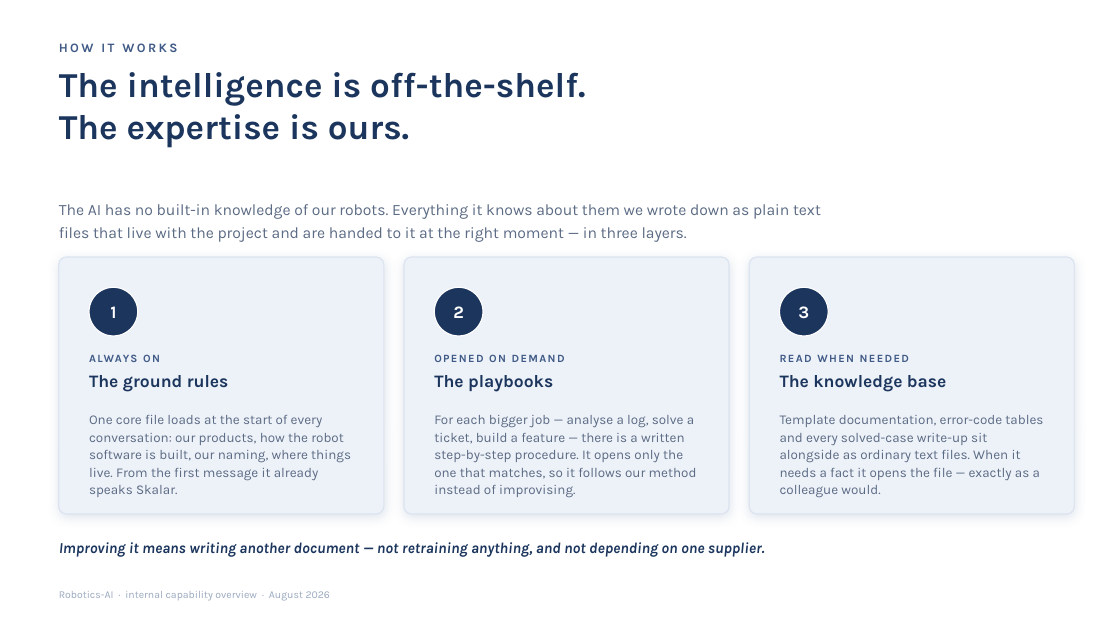
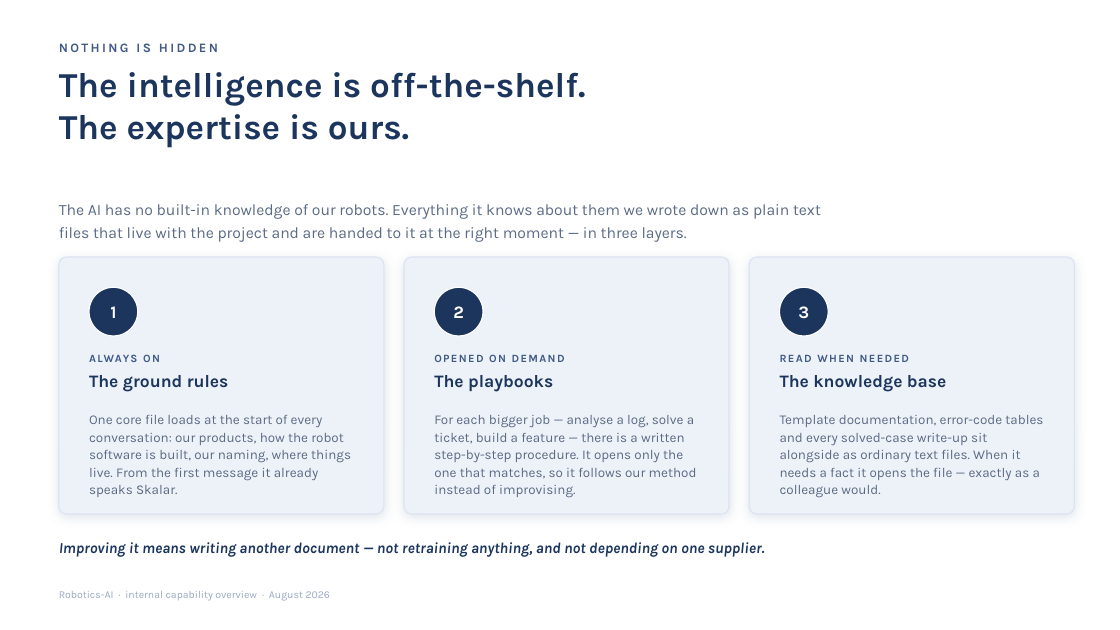
Before and after one commit to SkalarJoostE/Robotics-Private, a slide deck: slide 6 of Rollout/Capability Overview/Robotics-AI Capability Overview.pptx (slide 3 before the commit). Drawn at 1120x630 pixels with LibreOffice and Linux fonts; fonts in the diff are those of the drawing. Boxes give left, top, right and bottom in pixels: in the first picture for what was removed or moved away, otherwise in the second. Text is boxed around its words. In the diff, an @@ line names an element or a change of style, - is before the commit and + after.

```diff
--- a/Rollout/Capability Overview/Robotics-AI Capability Overview.pptx
+++ b/Rollout/Capability Overview/Robotics-AI Capability Overview.pptx
@@ text at (59,43,218,52): text changed @@
-HOW IT WORKS
+NOTHING IS HIDDEN
```
Also in this commit, not shown: 4 other slides changed, 4 slides added, 5 slides removed, 6 other files.
